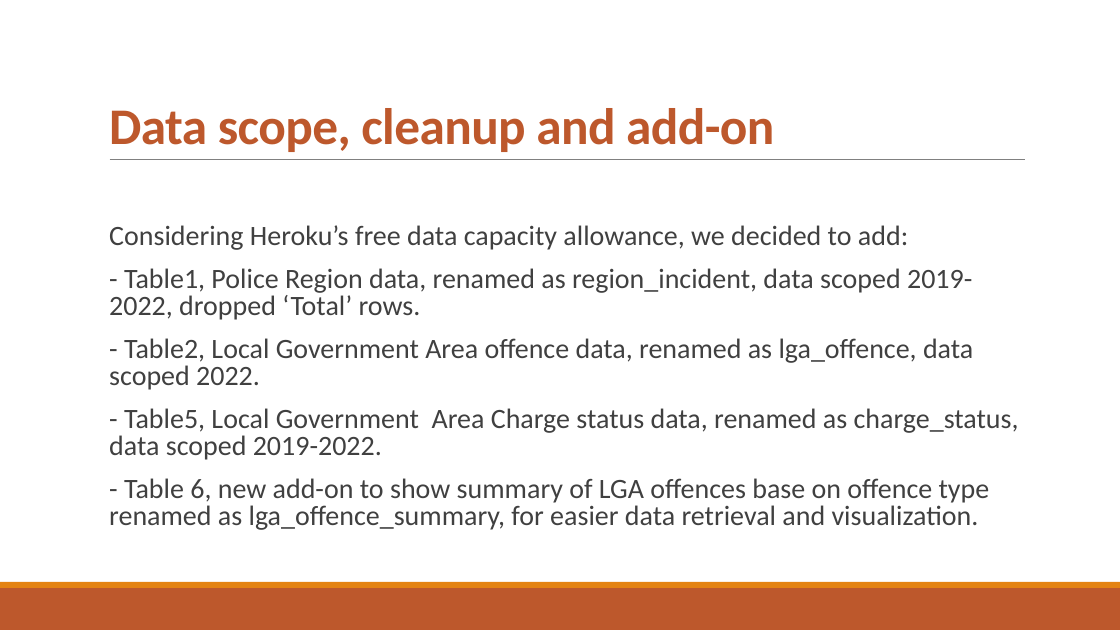
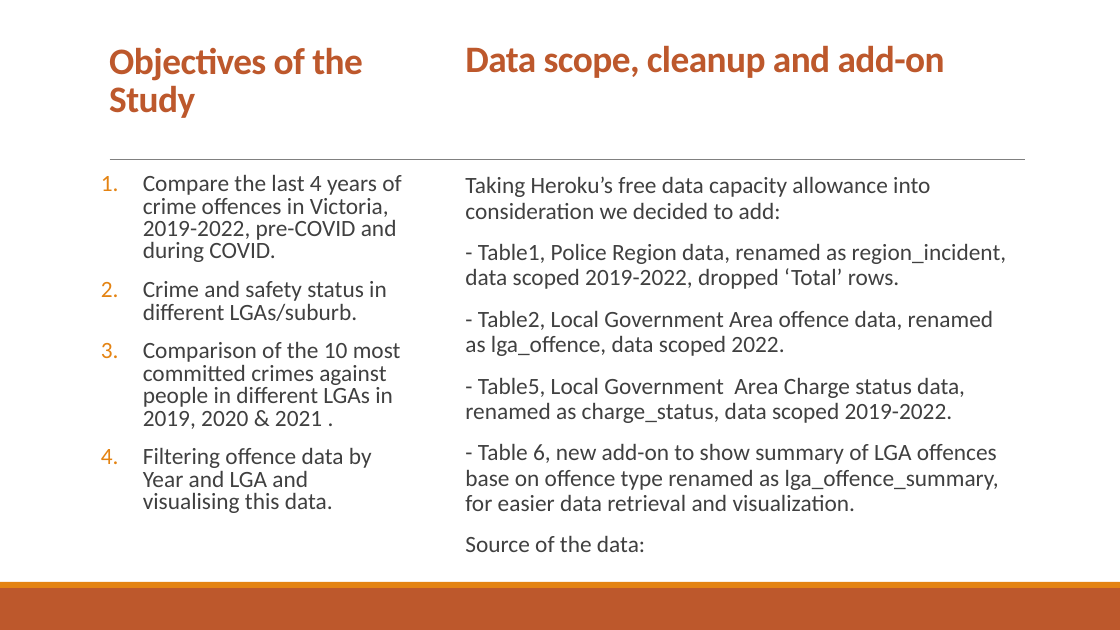
Before and after one commit to PhuongTieuOp/project3, a slide deck: slide 2 of Victoria Crime Data Visualization3.pptx (slide 3 before the commit). Drawn at 1120x630 pixels with LibreOffice and Linux fonts; fonts in the diff are those of the drawing. Boxes give left, top, right and bottom in pixels: in the first picture for what was removed or moved away, otherwise in the second. Text is boxed around its words. In the diff, an @@ line names an element or a change of style, - is before the commit and + after.

```diff
--- a/Victoria Crime Data Visualization3.pptx
+++ b/Victoria Crime Data Visualization3.pptx
@@ text "Data scope, cleanup and add-on": place and size @@
-text "Data scope, cleanup and add-on" at box(109, 108, 774, 152)
+text "Data scope, cleanup and add-on" at box(465, 45, 945, 78)
@@ text "Data scope, cleanup and add-on" at box(465, 45, 945, 78): size 44 to 32 pt @@
@@ title added at box(109, 47, 363, 118), 32 pt, text #BD582C, bold @@
+Objectives of the
+Study
@@ text added at box(143, 175, 401, 513), 20 pt, text #404040 @@
+1. Compare the last 4 years of crime offences in Victoria, 2019-2022, pre-COVID and during COVID.
+2. Crime and safety status in different LGAs/suburb.
+3. Comparison of the 10 most committed crimes against people in different LGAs in 2019, 2020 & 2021 .
+4. Filtering offence data by Year and LGA and visualising this data.
@@ text "Taking Heroku’s free data capacity ...": place and size @@
-text "Taking Heroku’s free data capacity ..." at box(109, 225, 1019, 530)
+text "Taking Heroku’s free data capacity ..." at box(465, 176, 1006, 552)
@@ text at box(465, 176, 930, 219): text changed; size 24 to 20 pt @@
-  Considering Heroku’s free data capacity allowance, we decided to add:
+  Taking Heroku’s free data capacity allowance into consideration we decided to add:
@@ text at box(465, 244, 1006, 511): size 24 to 20 pt in "- Table1, Police Region data, renamed as ...", "- Table2, Local Government Area offence data, ...", "- Table5, Local Government Area Charge status ...", "- Table 6, new add-on to show ..."; line spacing 0.8 to 0.9 @@
@@ text at box(465, 536, 645, 552): paragraph added @@
+  Source of the data:
```
Also in this commit, not shown: 7 other slides changed, 1 slide added, 3 slides removed, 1 other file.
